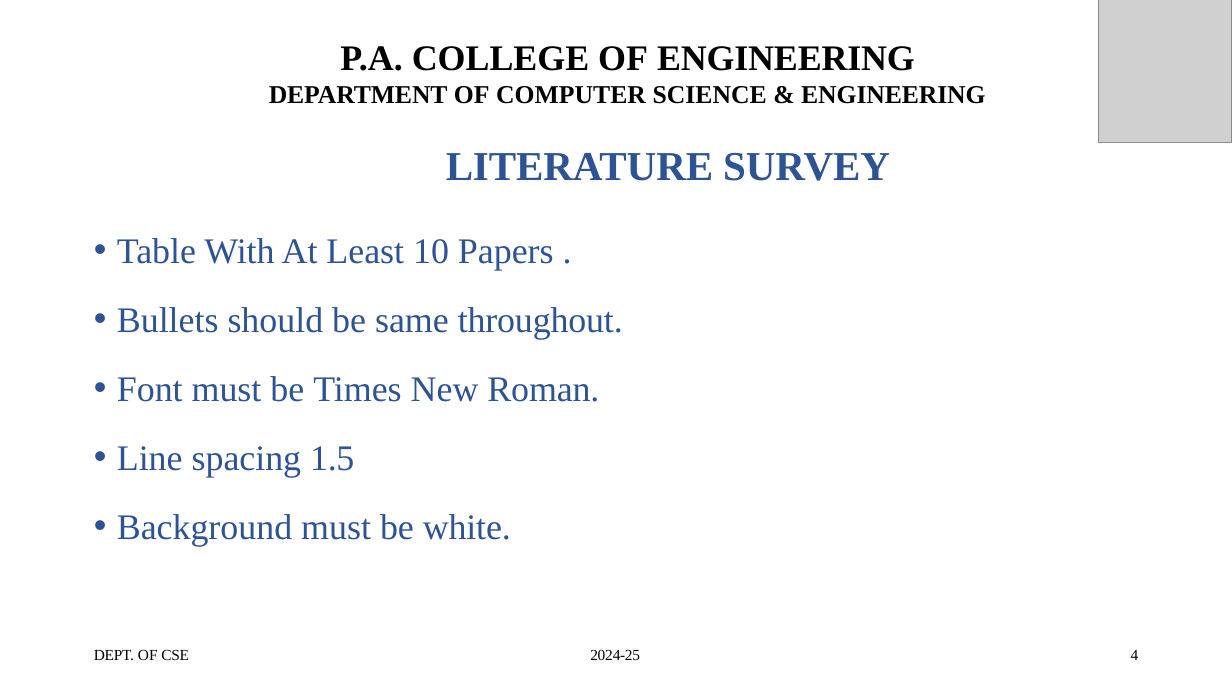
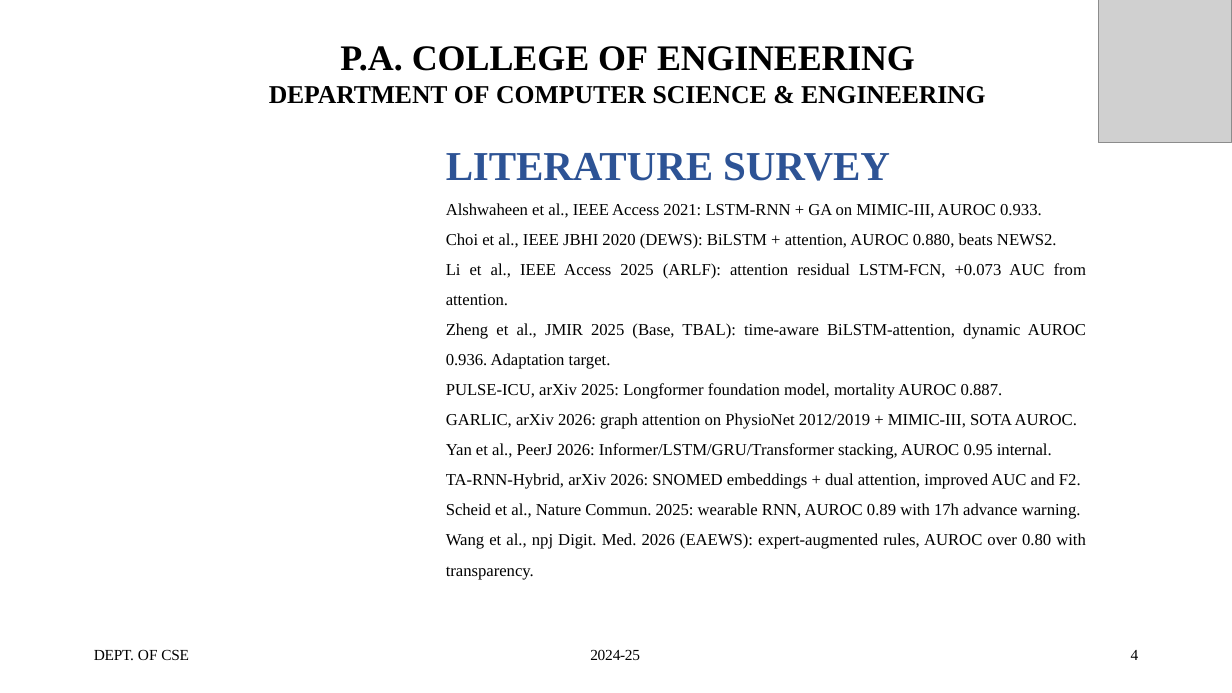
Before and after one commit to Fizan-Feroz/SynCura, a slide deck: slide 4 of ppt/PROJECT SYNOPSIS PPT-FORMAT_TRIMMED.pptx. Drawn at 1232x693 pixels with LibreOffice and Linux fonts; fonts in the diff are those of the drawing; grey boxes stand for pictures; background and template pictures are left out. Boxes give left, top, right and bottom in pixels: in the first picture for what was removed or moved away, otherwise in the second. Text is boxed around its words. In the diff, an @@ line names an element or a change of style, - is before the commit and + after.

```diff
--- a/ppt/PROJECT SYNOPSIS PPT-FORMAT_TRIMMED.pptx
+++ b/ppt/PROJECT SYNOPSIS PPT-FORMAT_TRIMMED.pptx
@@ text at (446, 203, 1086, 549): text changed; size 28 to 13 pt; text colour #2D5395 to #000000 @@
-• Table With At Least 10 Papers .
-• Bullets should be same throughout.
-• Font must be Times New Roman.
-• Line spacing 1.5
-• Background must be white.
+Alshwaheen et al., IEEE Access 2021: LSTM-RNN + GA on MIMIC-III, AUROC 0.933.
+Choi et al., IEEE JBHI 2020 (DEWS): BiLSTM + attention, AUROC 0.880, beats NEWS2.
+Li et al., IEEE Access 2025 (ARLF): attention residual LSTM-FCN, +0.073 AUC from attention.
+Zheng et al., JMIR 2025 (Base, TBAL): time-aware BiLSTM-attention, dynamic AUROC 0.936. Adaptation target.
+PULSE-ICU, arXiv 2025: Longformer foundation model, mortality AUROC 0.887.
+GARLIC, arXiv 2026: graph attention on PhysioNet 2012/2019 + MIMIC-III, SOTA AUROC.
+Yan et al., PeerJ 2026: Informer/LSTM/GRU/Transformer stacking, AUROC 0.95 internal.
+TA-RNN-Hybrid, arXiv 2026: SNOMED embeddings + dual attention, improved AUC and F2.
+Scheid et al., Nature Commun. 2025: wearable RNN, AUROC 0.89 with 17h advance warning.
+Wang et al., npj Digit. Med. 2026 (EAEWS): expert-augmented rules, AUROC over 0.80 with transparency.
```
Also in this commit, not shown: 5 other slides changed.
